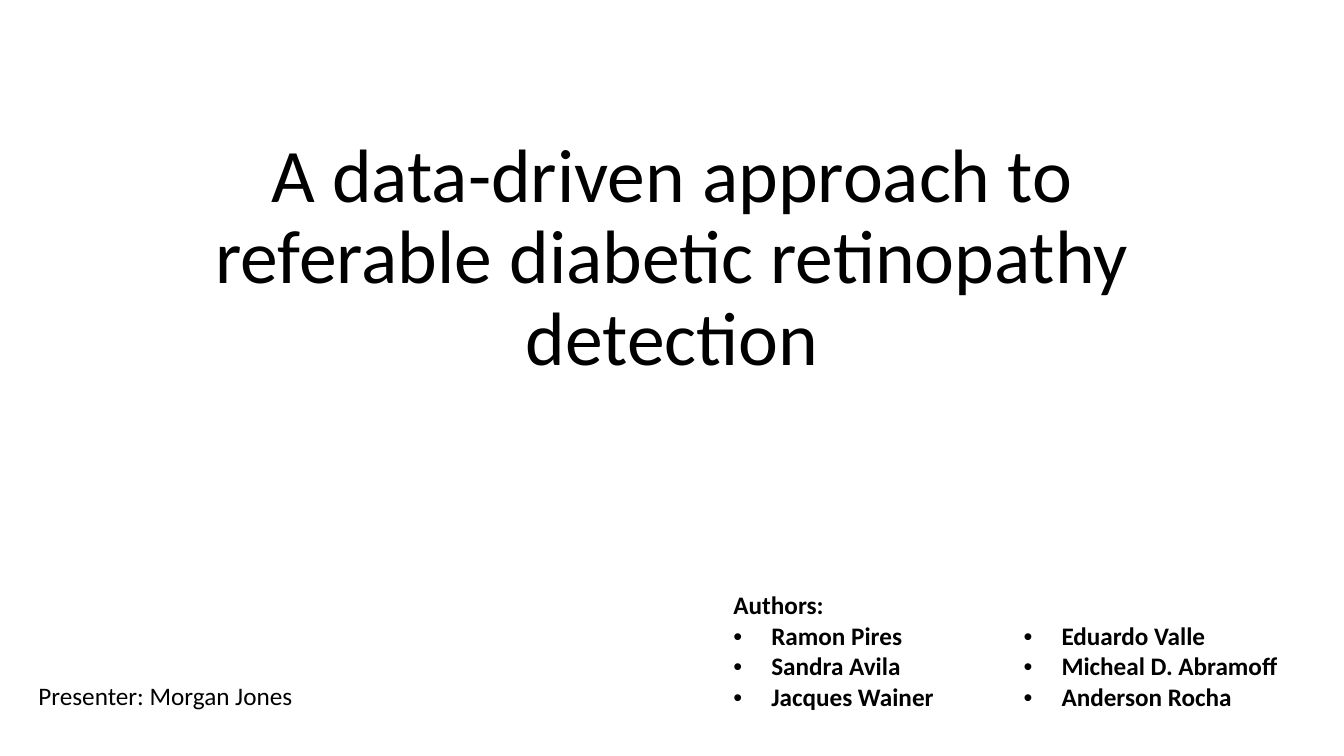
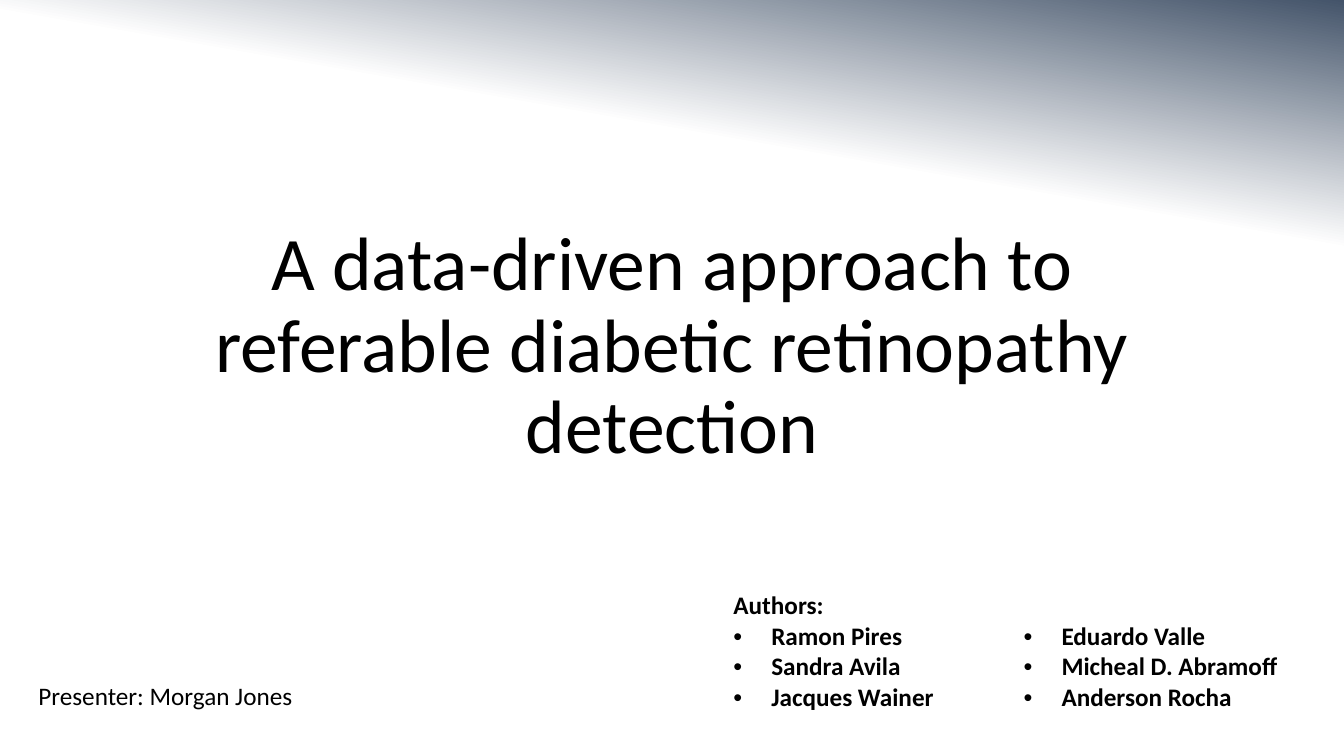
Before and after one commit to MorganMWJ/sem1020-paper-presentations, a slide deck: slide 1 of dr_slides.pptx. Drawn at 1344x756 pixels with LibreOffice and Linux fonts; fonts in the diff are those of the drawing. Boxes give left, top, right and bottom in pixels: in the first picture for what was removed or moved away, otherwise in the second. Text is boxed around its words. In the diff, an @@ line names an element or a change of style, - is before the commit and + after.

```diff
--- a/dr_slides.pptx
+++ b/dr_slides.pptx
@@ background #FFFFFF to gradient #44546A to #FFFFFF @@
@@ title "A data-driven approach to referable ...": place and size @@
-title "A data-driven approach to referable ..." at box(216, 149, 1128, 366)
+title "A data-driven approach to referable ..." at box(216, 237, 1128, 454)
```
Also in this commit, not shown: 8 other slides changed, 3 slides added, 2 slides removed, 4 other files.
